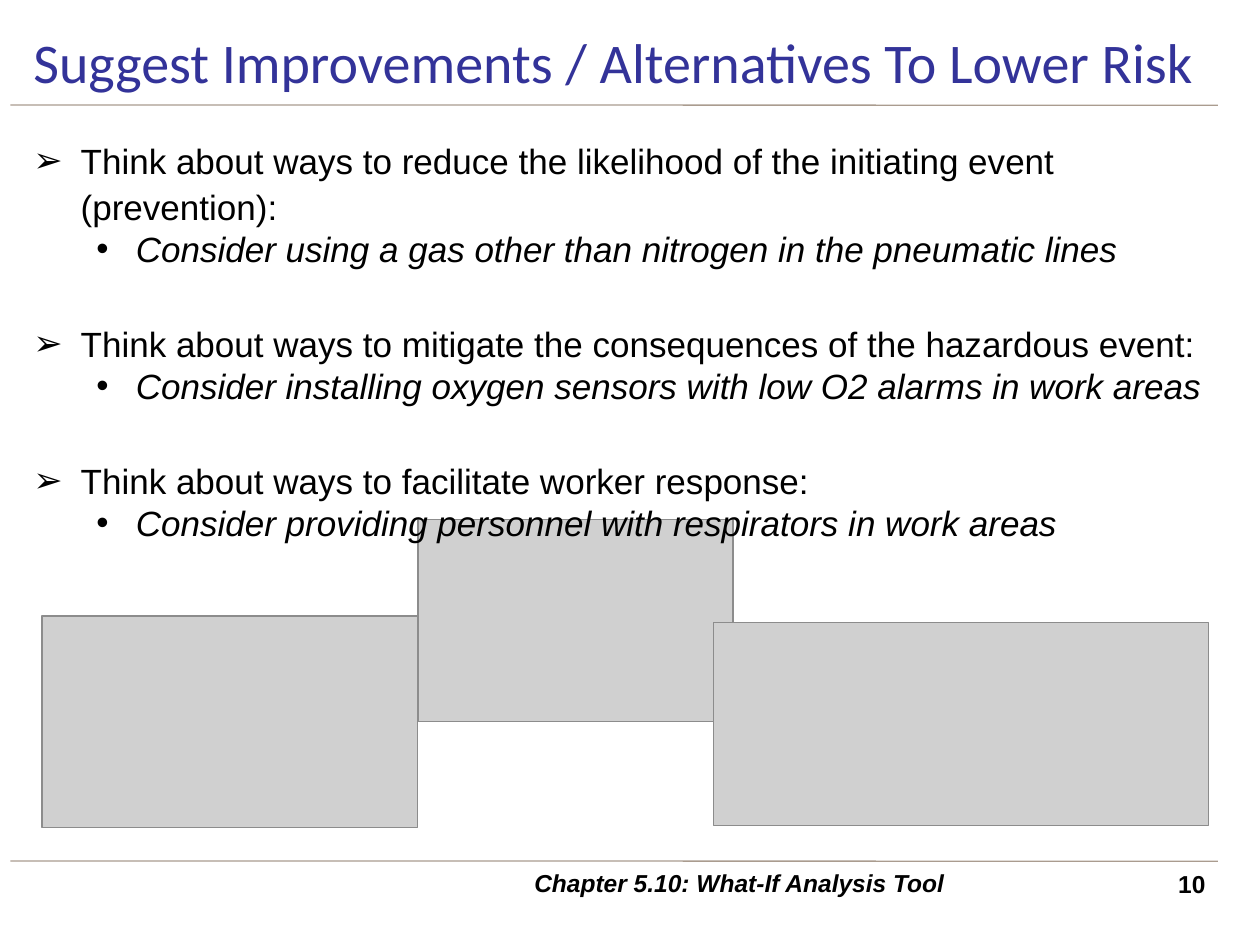
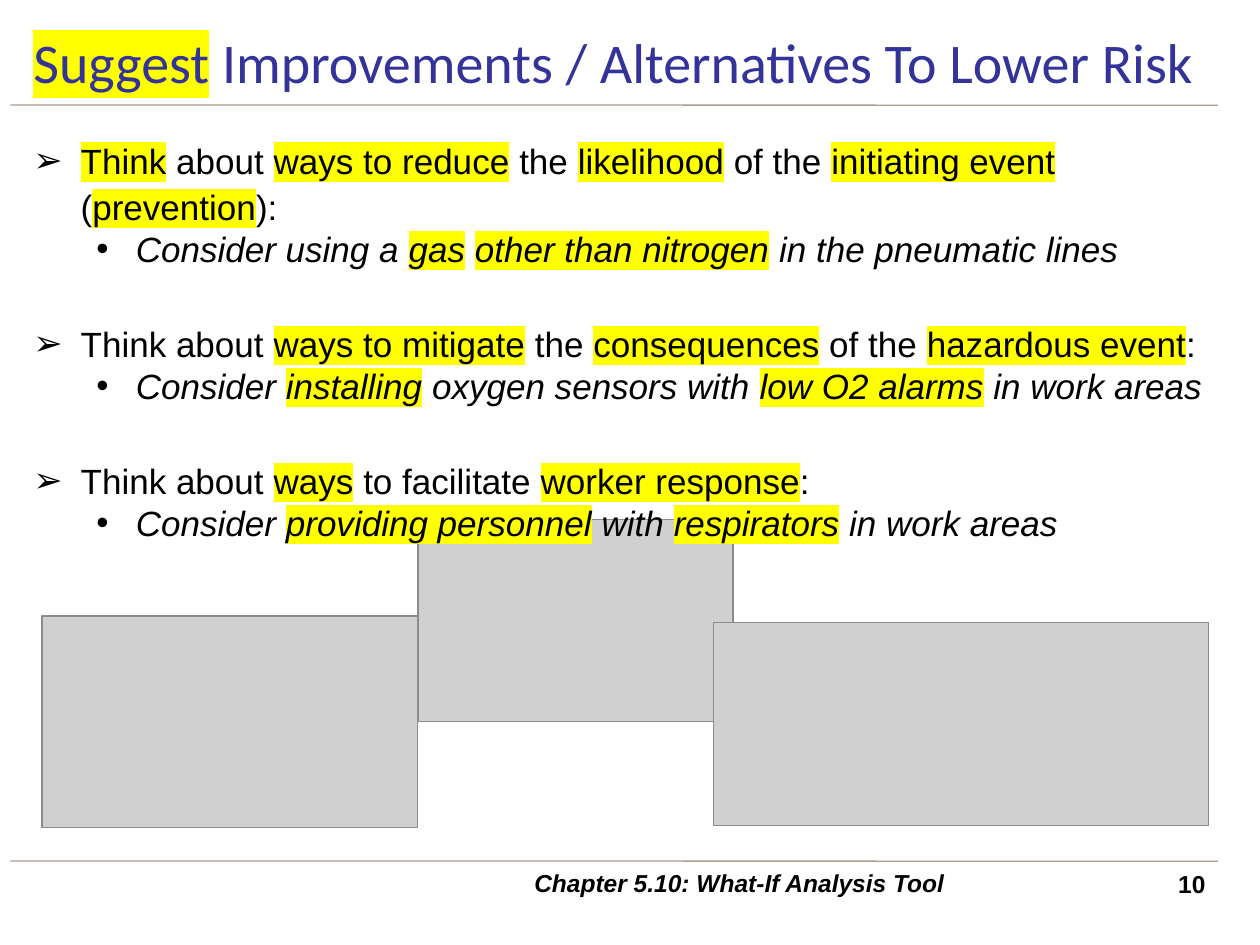
Before and after one commit to Dekr0/ENGG-404, a slide deck: slide 10 of Lecture PPTs - Students/28 Ch5.10 WhatIf Analysis v20210524 SV.pptx. Drawn at 1260x945 pixels with LibreOffice and Linux fonts; fonts in the diff are those of the drawing; grey boxes stand for pictures; background and template pictures are left out. Boxes give left, top, right and bottom in pixels: in the first picture for what was removed or moved away, otherwise in the second. Text is boxed around its words. In the diff, an @@ line names an element or a change of style, - is before the commit and + after.

```diff
--- a/Lecture PPTs - Students/28 Ch5.10 WhatIf Analysis v20210524 SV.pptx
+++ b/Lecture PPTs - Students/28 Ch5.10 WhatIf Analysis v20210524 SV.pptx
@@ text "Suggest Improvements / Alternatives To ..." at box(33, 44, 1193, 93): highlight none to #FFFF00 in "Suggest" @@
@@ text "Think about ways to reduce ..." at box(81, 145, 1202, 543): highlight none to #FFFF00 in "Think ways to reduce likelihood initiating event ...", "gas other than nitrogen", "ways to mitigate consequences hazardous event:", "installing low O2 alarms" and 2 more places @@
```
Also in this commit, not shown: 10 other slides changed, 21 other files.
